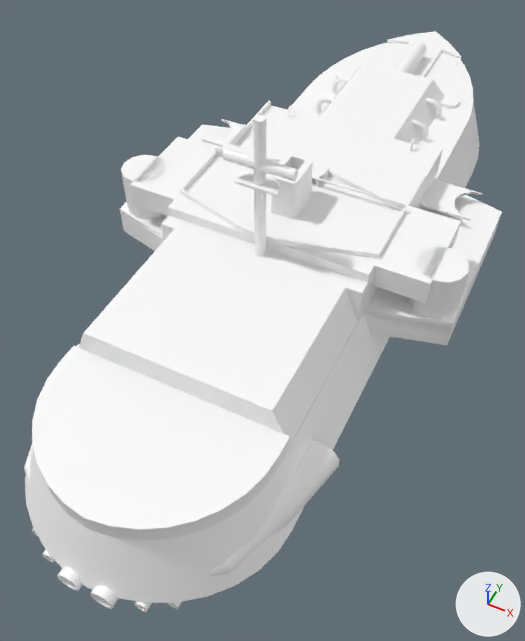
One commit to the FBX model Assets/World objects/Ships_raw/terran - battleship devastation.fbx: the scene before it, then after it.
One viewpoint serves both versions: a 50 mm camera at (8.7, -21.9, 20.5) aimed at (0.1, -4.8, -1.0). Every picture has the same lights, and +X, +Y and +Z are marked at lower right. Vertices at the same position are counted once.

The first picture shows 'Devastation Aft Hanger', 'Devastation Hull', 'Devastation TeamColor Aft Hanger', 'Devastation TeamColor Common', 'Devastation elevator ALT', 'Devastation elevator ART', 'Devastation elevator FLT', 'Devastation elevator FRT', 'Devastation fore light guns', 'Devastation mid light guns', 'Devastation superheavy gun'.
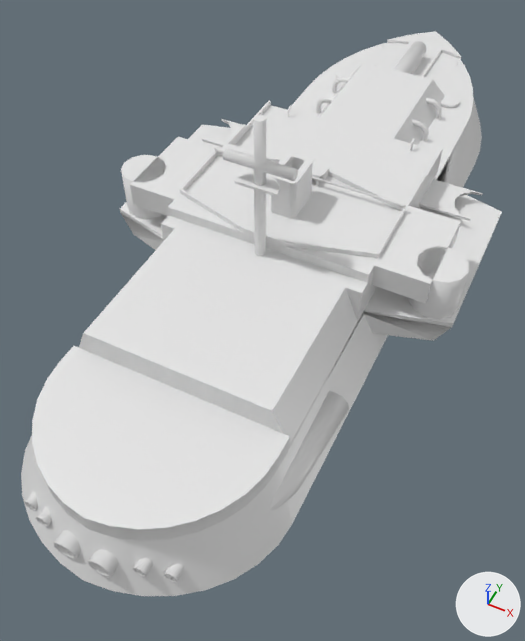
Where the newer file only moved an object's origin or applied its transform, the numbers keep the older frame.

Location of each change, (x1, y1, x2, y2) in pixels of the pictures (525 x 641 px; the box of a moved part takes in the faces that stretch with it):
'Devastation Hull', reshaped: before (24, 31, 502, 612); after (21, 31, 502, 596)
part 1 of me_id368, moved or reshaped: (79, 229, 346, 433) in both
part 2 of me_id368, recoloured: (81, 288, 358, 445) in both
part 3 of me_id268_001, added: after (133, 558, 153, 577)
part 4 of me_id268_001, added: after (88, 550, 118, 578)
part 5 of me_id268_001, added: after (164, 564, 184, 583)
part 6 of me_id268_001, added: after (36, 506, 52, 527)
part 7 of me_id268_001, added: after (54, 530, 80, 559)
part 8 of me_id268_001, added: after (24, 490, 38, 511)
part 9 of me_id268_001, added: after (268, 391, 349, 511)
part 10 of me_id268_001, deleted: before (24, 344, 339, 612)
part 11 of me_id268_001, cut back: before (25, 101, 500, 609); after (21, 97, 482, 596)
part 12 of me_id268_001, cut back: before (216, 148, 404, 218); after (243, 162, 312, 218)
part 13 of me_id268_001, recoloured: (32, 346, 290, 529) in both
part 14 of me_id631, added: after (320, 63, 432, 139)
part 15 of me_id631, recoloured: (315, 41, 445, 145) in both
part 16 of me_id335, recoloured: (121, 119, 483, 319) in both

What the commit changed:
Material 'Material' (mat_material_1) is new.
Its base color is (0.8, 0.8, 0.8) (white #e7e7e7).
Its roughness is 0.4.
me_id631 is used by ob_devastation_superheavy_gun; location (0.0, 4.0, 1.2).
me_id631 had 802 vertices, 1374 faces and spanned x -2.77..2.77, y 0.0..9.45, z 0.0..1.1.
me_id631 now has 796 vertices, 1380 faces and spans x -2.77..2.77, y 0.0..9.45, z 0.0..1.1.
me_id631 part 14: 5 vertices added at x 0.0, y 0.0..6.5, z 0.0..1.1.
me_id631 part 15: 836 faces spanning x -2.77..2.77, y 0.0..9.45, z 0.0..1.1 switch from mat_material (white #ffffff) to mat_material_1 (white #e7e7e7).
me_id335 is used by ob_devastation_mid_light_guns; location (0.0, 0.0, 0.0).
me_id335 had 84 vertices, 124 faces and spanned x -6.99..6.99, y -3.79..3.35, z 1.2..3.05.
me_id335 now has 84 vertices, 104 faces and spans x -6.99..6.99, y -3.79..3.35, z 1.2..3.05.
me_id335 part 16: 88 faces spanning x -6.99..6.99, y -3.79..3.35, z 1.2..3.05 switch from mat_material (white #ffffff) to mat_material_1 (white #e7e7e7).
me_id368 is used by ob_devastation_aft_hanger; location (0.0, 0.0, 0.0).
me_id368 had 52 vertices, 52 faces and spanned x -4.0..4.0, y -10.76..-5.06, z 1.2..2.65.
me_id368 now has 46 vertices, 52 faces and spans x -4.0..4.0, y -10.76..-5.06, z 1.2..2.65.
Part 1, on me_id368:
8 vertices are removed from x -3.25..3.25, y -10.41..-5.41, z 2.65.
24 faces are deleted.
2 vertices are added at (0.0, -10.58, 2.65), (0.0, -5.24, 2.65).
24 new faces join them.
me_id368 part 2: 28 faces spanning x -4.0..4.0, y -10.76..-5.06, z 1.2..2.65 switch from mat_material (white #ffffff) to mat_material_1 (white #e7e7e7).
me_id268_001 is used by ob_devastation_hull; location (0.0, 0.0, 0.0).
me_id268_001 had 1744 vertices, 2796 faces and spanned x -7.1..7.1, y -16.7..17.3, z -1.9..8.1.
me_id268_001 now has 1668 vertices, 2742 faces and spans x -7.1..7.1, y -16.5..17.3, z -1.4..8.1.
me_id268_001 part 3: a new loose piece of 60 vertices spanning x 1.5..1.9, y -15.9..-13.7, z 0.0..0.4, in mat_material_1 (white #e7e7e7).
me_id268_001 part 4: a new loose piece of 60 vertices spanning x 0.2..1.0, y -16.3..-12.8, z -0.3..0.5, in mat_material_1 (white #e7e7e7).
me_id268_001 part 5: a new loose piece of 60 vertices spanning x 2.3..2.8, y -15.6..-13.8, z -0.3..0.2, in mat_material_1 (white #e7e7e7).
me_id268_001 part 6: a new loose piece of 60 vertices spanning x -1.9..-1.5, y -15.9..-13.7, z 0.0..0.4, in mat_material_1 (white #e7e7e7).
me_id268_001 part 7: a new loose piece of 60 vertices spanning x -1.0..-0.2, y -16.3..-12.8, z -0.3..0.5, in mat_material_1 (white #e7e7e7).
me_id268_001 part 8: a new loose piece of 60 vertices spanning x -2.8..-2.3, y -15.6..-13.8, z -0.3..0.2, in mat_material_1 (white #e7e7e7).
me_id268_001 part 9: a new loose piece of 59 vertices spanning x 4.2..4.9, y -12.6..-7.9, z -0.4..0.7, in mat_material_1 (white #e7e7e7).
me_id268_001 part 10: 6 loose pieces with 406 vertices, spanning x -5.3..5.3, y -16.7..-9.6, z -1.9..0.1, are deleted.
me_id268_001 part 11: 72 vertices moved from x -7.1..7.1, y -16.5..17.3, z -1.9..0.0 to x -6.6..6.6, y -16.5..17.3, z -1.4..0.0; 150 vertices removed from x -4.3..4.3, y -15.8..16.5, z -1.9..1.2; 31 vertices added at x -4.3..4.3, y -15.7..14.9, z -1.4..1.4.
me_id268_001 part 12: 18 vertices moved within x -0.5..0.5, y -4.7..-1.4, z 4.6..5.7; 29 vertices removed from x -0.3..0.3, y -2.7..-0.7, z 3.4..4.7.
me_id268_001 part 13: 1314 faces spanning x -7.1..7.1, y -16.5..17.3, z -1.4..8.1 switch from mat_material (white #ffffff) to mat_material_1 (white #e7e7e7).
